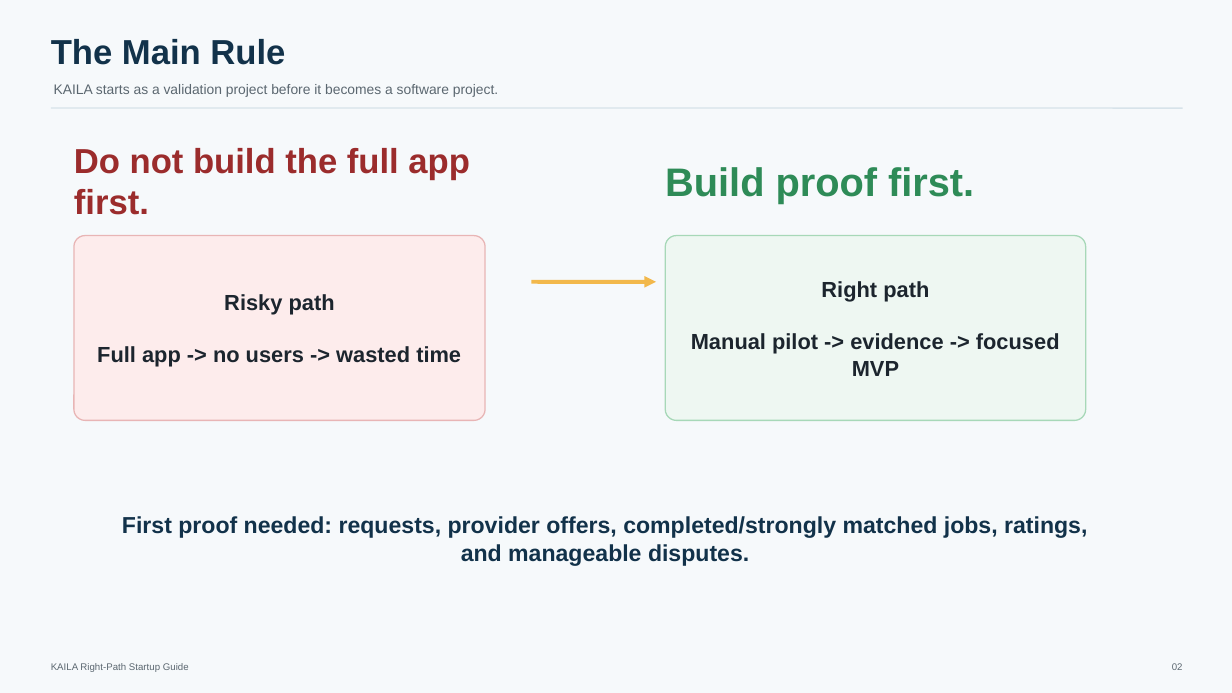
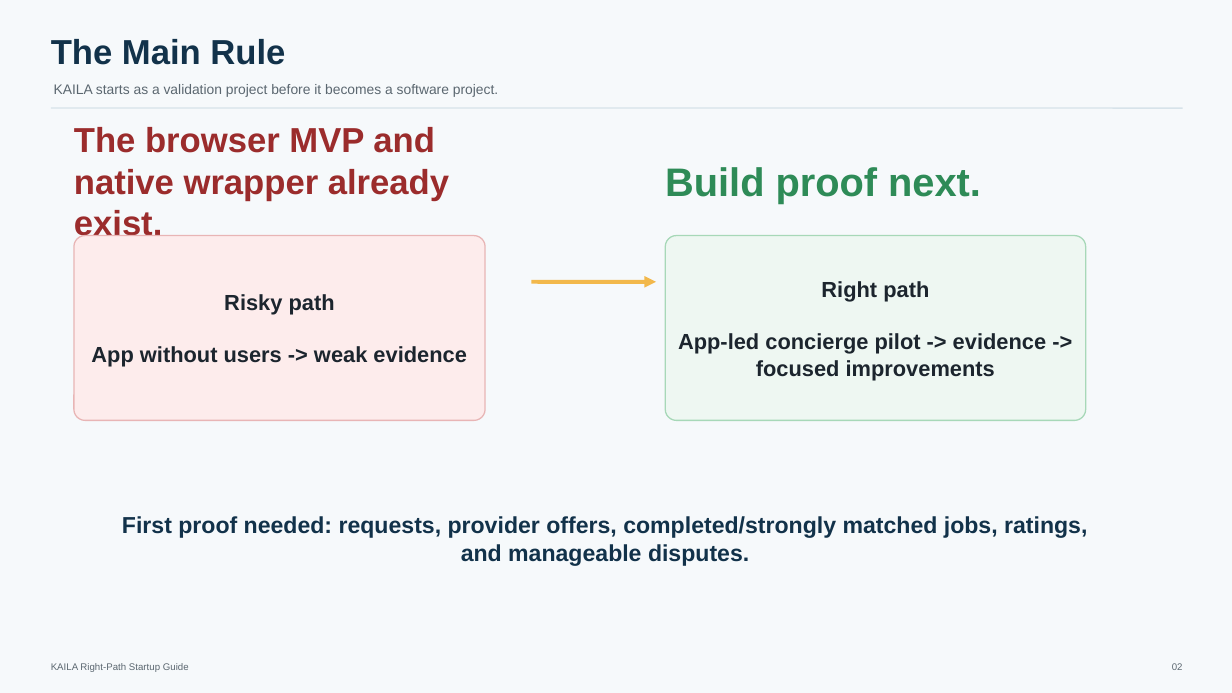
Before and after one commit to jmaeacido/kaila, a slide deck: slide 2 of KAILA_Founder_Grade_Package/KAILA Founder Presentation/presentation/KAILA_Right_Path_Startup_Guide_Presentation.pptx. Drawn at 1232x693 pixels with LibreOffice and Linux fonts; fonts in the diff are those of the drawing. Boxes give left, top, right and bottom in pixels: in the first picture for what was removed or moved away, otherwise in the second. Text is boxed around its words. In the diff, an @@ line names an element or a change of style, - is before the commit and + after.

Commit message:
Update KAILA Founder Presentation materials and financial model
- Revised content in multiple presentation files to reflect updated product descriptions and financial projections.
- Adjusted funding scenarios and financial model to align with lean pilot approach and revised budget estimates.
- Enhanced clarity on market assumptions and pilot execution strategies in investor package documents.
- Updated startup guide to streamline the initial pilot process and emphasize the importance of validation before software development.

```diff
--- a/KAILA_Founder_Grade_Package/KAILA Founder Presentation/presentation/KAILA_Right_Path_Startup_Guide_Presentation.pptx
+++ b/KAILA_Founder_Grade_Package/KAILA Founder Presentation/presentation/KAILA_Right_Path_Startup_Guide_Presentation.pptx
@@ text at [74,127,449,242]: text changed @@
-Do not build the full app first.
+The browser MVP and native wrapper already exist.
@@ text at [665,167,981,203]: text changed @@
-Build proof first.
+Build proof next.
@@ text at [91,346,466,367]: text changed @@
-Full app -> no users -> wasted time
+App without users -> weak evidence
@@ text at [678,333,1046,380]: text changed @@
-Manual pilot -> evidence -> focused MVP
+App-led concierge pilot -> evidence -> focused improvements
```
Also in this commit, not shown: 2 other slides changed, 21 other files.
